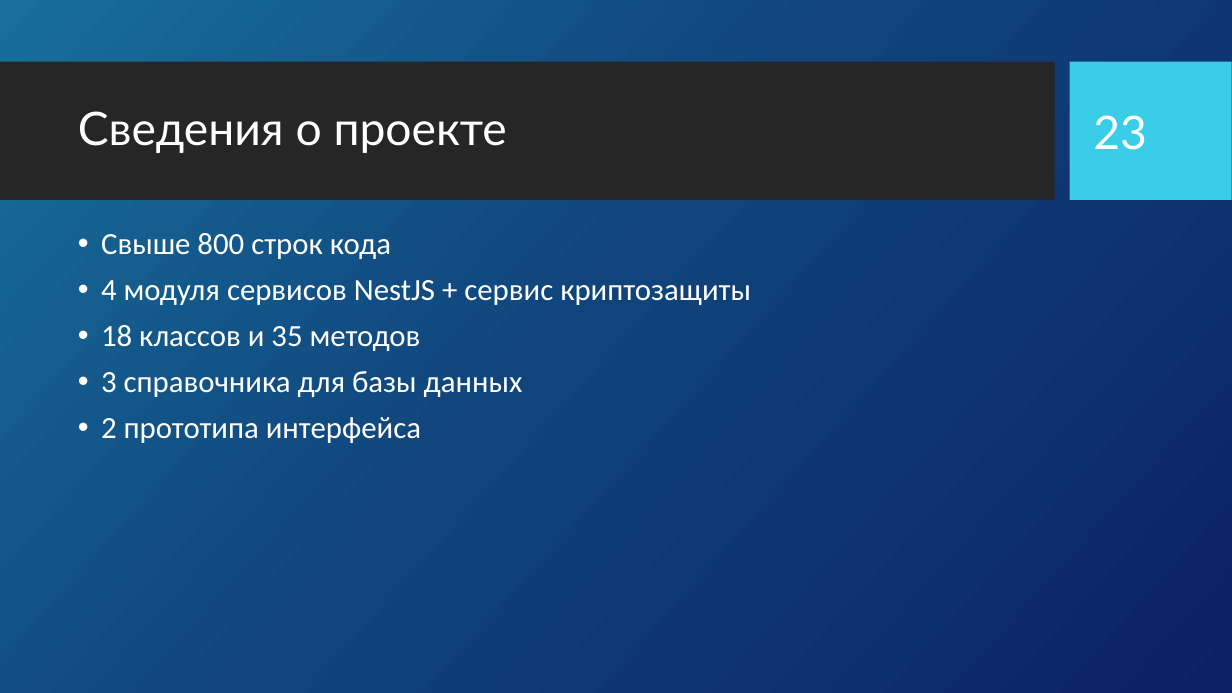
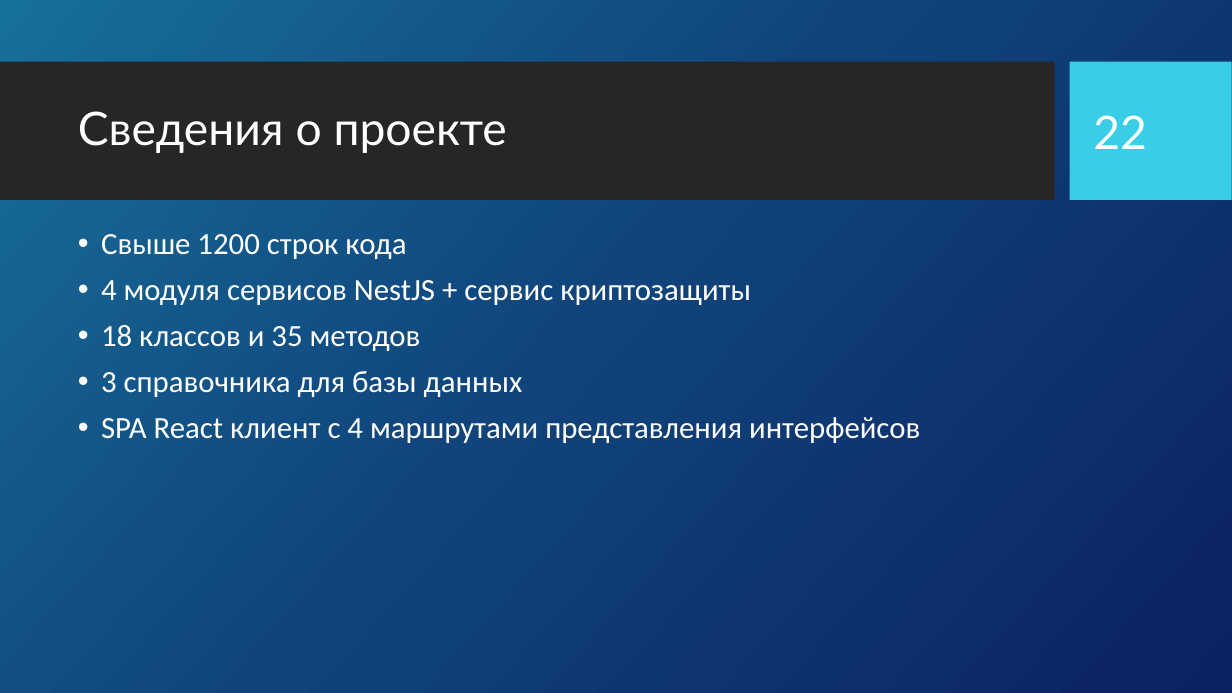
Before and after one commit to samarsky-canary/dragon, a slide deck: slide 22 of dizdocs/PreDrakon.pptx (slide 23 before the commit). Drawn at 1232x693 pixels with LibreOffice and Linux fonts; fonts in the diff are those of the drawing; background and template pictures are left out. Boxes give left, top, right and bottom in pixels: in the first picture for what was removed or moved away, otherwise in the second. Text is boxed around its words. In the diff, an @@ line names an element or a change of style, - is before the commit and + after.

```diff
--- a/dizdocs/PreDrakon.pptx
+++ b/dizdocs/PreDrakon.pptx
@@ page number at (x1=1093, y1=115, x2=1147, y2=149): text changed @@
-23
+22
@@ text at (x1=101, y1=234, x2=406, y2=259): text changed @@
-• Свыше 800 строк кода
+• Свыше 1200 строк кода
@@ text at (x1=101, y1=417, x2=920, y2=443): text changed @@
-• 2 прототипа интерфейса
+• SPA React клиент с 4 маршрутами представления интерфейсов
```
Also in this commit, not shown: 14 other slides changed, 3 slides added, 6 slides removed, 11 other files.
